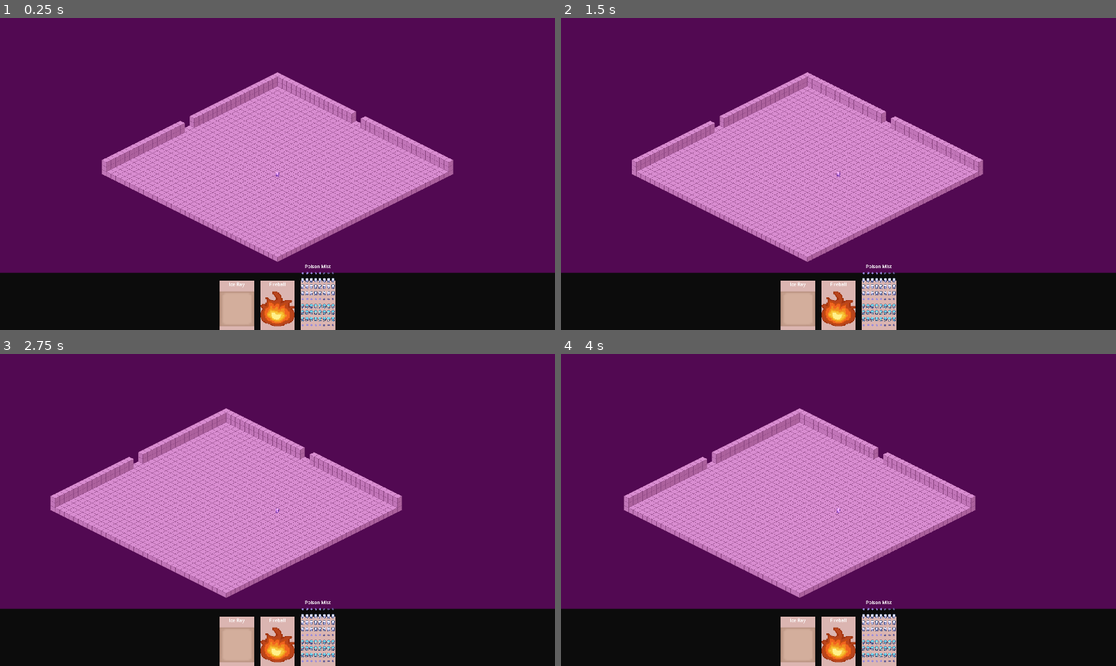
Above: before the commit, frames 1-4 (two rows, left to right).
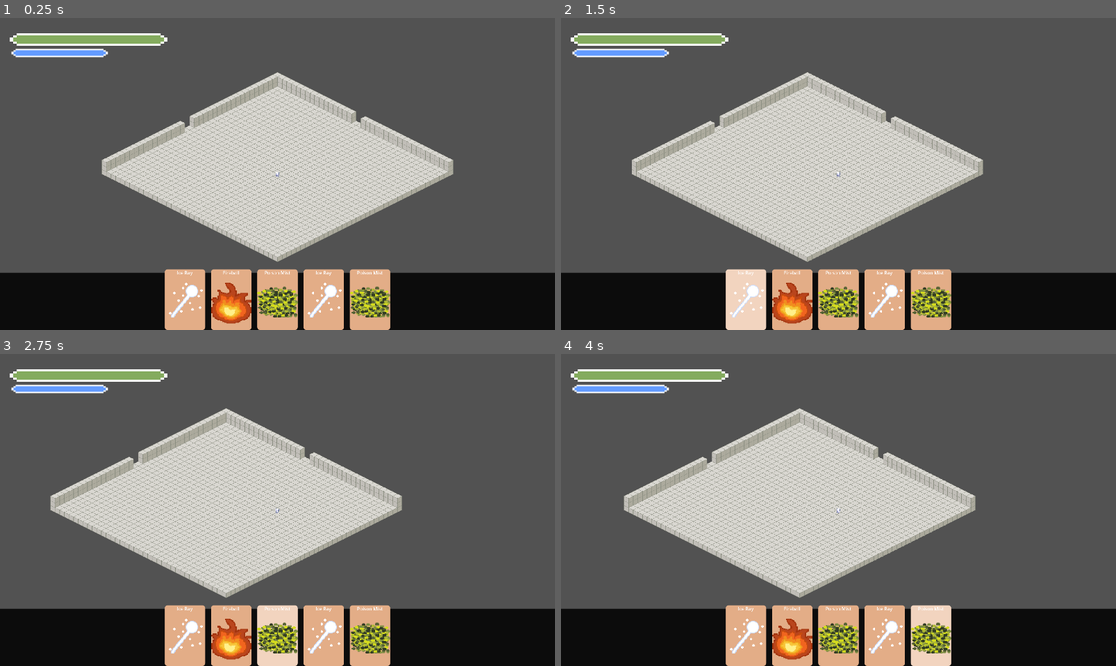
Above: after the commit, the same moments.

Repository: XxItsGoatedxX/IsometricGame
Game: Godot game, scene res://scenes/Main.tscn
Two runs of this game, one before a commit and one after it. Both use one fixed random seed, a clock stepped at 60 frames per second and the inputs below.
Inputs (mouse positions are in pixels of both pictures, inside the frame that each line leads up to):
- Up to frame 1 (0.25 s): no input
- Up to frame 2 (1.5 s): tap Enter at 0.5 s; move the mouse to (960, 158) at 0.52 s; hold D (move_right) 0.53-1.25 s; hold Shift (sprint) 0.53-1.25 s; click (960, 158) at 0.67 s; tap 1 at 0.8 s; drag from (727, 189) to (810, 236) at 1.27 s
- Up to frame 3 (2.75 s): tap Space at 2 s; move the mouse to (333, 441) at 2.02 s; hold D (move_right) from 2.03 s (still down); tap 2 at 2.1 s; tap 3 at 2.3 s
- Up to frame 4 (4 s): release D (move_right) at 2.75 s; drag from (810, 572) to (672, 463) at 2.77 s; tap Enter at 3.5 s; move the mouse to (1005, 556) at 3.52 s; hold A (move_left) from 3.53 s (still down); tap 4 at 3.6 s; tap 5 at 3.8 s

The runs differ from the first frame. In frame 1, 89% of the frame differs, in the area x 0-100%, y 0-100%; in frame 2, 89%; in frame 3, 88%; in frame 4, 89%.

Commit message:
Changes to UI/UX, Textures, and sprint code
Updated to include health bar (redundant for now), stamina bar (works with sprint), added temporary textures and sprites

Diff:
--- a/scenes/Main.tscn
+++ b/scenes/Main.tscn
@@ -6,6 +6,11 @@
 [ext_resource type="Script" uid="uid://ct46vegv5b0d6" path="res://scripts/card_manager.gd" id="4_vcsgt"]
 [ext_resource type="Script" uid="uid://bxubweykgwung" path="res://scripts/player_hand.gd" id="5_vcsgt"]
 [ext_resource type="Script" uid="uid://b333swjaourt4" path="res://scripts/playing_field.gd" id="6_c01mt"]
+[ext_resource type="Script" uid="uid://b2fw4su85uhgs" path="res://scripts/card_hand.gd" id="7_nxtc6"]
+[ext_resource type="Texture2D" uid="uid://bmb0vaawlqlg4" path="res://assets/HealthBarUnder.png" id="8_lhr70"]
+[ext_resource type="Texture2D" uid="uid://pir8hbk75arf" path="res://assets/HealthBarOver.png" id="9_wp0k4"]
+[ext_resource type="Texture2D" uid="uid://debko2xj3ojo1" path="res://assets/HealthBarProgress.png" id="10_bjd11"]
+[ext_resource type="Texture2D" uid="uid://bfeuapt5wiuxw" path="res://assets/StaminaBarOver.png" id="11_wp0k4"]
 
 [sub_resource type="TileSetAtlasSource" id="TileSetAtlasSource_yqjtg"]
 texture = ExtResource("2_rarhs")
@@ -247,7 +252,7 @@
 anchor_bottom = 1.0
 grow_horizontal = 2
 grow_vertical = 2
-color = Color(1, 0, 1, 0.286275)
+color = Color(1, 1, 1, 0.286275)
 
 [node name="UI" type="Control" parent="CanvasLayer"]
 layout_mode = 3
@@ -269,3 +274,39 @@
 pivot_offset = Vector2(0, -50)
 theme_override_constants/separation = 20
 alignment = 1
+script = ExtResource("7_nxtc6")
+
+[node name="StatusUI" type="Control" parent="CanvasLayer"]
+layout_mode = 3
+anchors_preset = 0
+offset_top = 3.0
+offset_right = 164.0
+offset_bottom = 117.0
+
+[node name="HealthBar" type="TextureProgressBar" parent="CanvasLayer/StatusUI"]
+layout_mode = 1
+anchors_preset = 15
+anchor_right = 1.0
+anchor_bottom = 1.0
+offset_left = -73.0
+offset_top = -158.0
+offset_right = 522.0
+offset_bottom = 187.0
+grow_horizontal = 2
+grow_vertical = 2
+nine_patch_stretch = true
+texture_under = ExtResource("8_lhr70")
+texture_over = ExtResource("9_wp0k4")
+texture_progress = ExtResource("10_bjd11")
+
+[node name="StaminaBar" type="TextureProgressBar" parent="CanvasLayer/StatusUI"]
+layout_mode = 0
+offset_left = -25.0
+offset_top = -36.0
+offset_right = 438.0
+offset_bottom = 273.0
+value = 100.0
+nine_patch_stretch = true
+texture_under = ExtResource("8_lhr70")
+texture_over = ExtResource("10_bjd11")
+texture_progress = ExtResource("11_wp0k4")
--- a/scenes/card.tscn
+++ b/scenes/card.tscn
@@ -4,10 +4,14 @@
 [ext_resource type="Script" uid="uid://bfw1ql2hexj72" path="res://scripts/card.gd" id="2_6u4wf"]
 
 [sub_resource type="StyleBoxFlat" id="StyleBoxFlat_6u4wf"]
-bg_color = Color(0.860061, 0.709131, 0.692679, 1)
+bg_color = Color(0.890196, 0.678431, 0.529412, 1)
+corner_radius_top_left = 10
+corner_radius_top_right = 10
+corner_radius_bottom_right = 10
+corner_radius_bottom_left = 10
 
 [node name="Card" type="Control"]
-custom_minimum_size = Vector2(120, 170)
+custom_minimum_size = Vector2(140, 210)
 layout_mode = 3
 anchors_preset = 0
 script = ExtResource("2_6u4wf")
--- /dev/null
+++ b/scripts/card_hand.gd
@@ -0,0 +1,54 @@
+extends HBoxContainer
+
+var hightlighted_card
+
+func _input(event: InputEvent) -> void:
+	if event is InputEventKey and event.pressed:
+		var index = -1
+		match event.keycode:
+			KEY_1: index = 0
+			KEY_2: index = 1
+			KEY_3: index = 2
+			KEY_4: index = 3
+			KEY_5: index = 4
+
+		if index >= 0 and index < get_child_count():
+			var selected = get_child(index)
+			select_card(selected)
+
+func select_card(card):
+	var style_box = StyleBoxFlat.new()
+	var style_box2 = StyleBoxFlat.new()
+	var panel = card.get_node("Panel")
+
+	if (hightlighted_card && hightlighted_card != card):
+		var old_panel = hightlighted_card.get_node("Panel")
+		if old_panel:
+			style_box2.bg_color = Color("#e3ad87")
+			set_corner_radius(style_box2)
+			old_panel.add_theme_stylebox_override("panel", style_box2)
+
+	if(card != hightlighted_card):
+		style_box.bg_color = Color("#f2d4bf")
+		set_corner_radius(style_box)
+		if panel:
+			panel.add_theme_stylebox_override("panel", style_box)
+			print("Selected card: ", card.name)
+			hightlighted_card = card
+		else:
+			print("fail")
+	else:
+		style_box.bg_color = Color("#e3ad87")
+		set_corner_radius(style_box)
+		if panel:
+			panel.add_theme_stylebox_override("panel", style_box)
+			print("Unselected card: ", card.name)
+			hightlighted_card = null
+		else:
+			print("fail")
+
+func set_corner_radius(style_box):
+	style_box.corner_radius_bottom_left = 10
+	style_box.corner_radius_bottom_right = 10
+	style_box.corner_radius_top_left = 10
+	style_box.corner_radius_top_right = 10
--- a/scripts/player.gd
+++ b/scripts/player.gd
@@ -2,8 +2,11 @@
 
 const speed = 100
 const sprint_multiplier = 1.5
+const max_stamina = 100
 var player_state
 var direction = Vector2.ZERO
+var stamina = max_stamina
+var is_sprinting = false
 
 
 func _physics_process(delta: float) -> void:
@@ -13,12 +16,36 @@
 		player_state = "idle"
 	elif direction.x != 0 or direction.y != 0:
 		player_state = "walking"
+
 	var current_speed = speed
+	var anim_speed = 1.0
+	var sprint_cost = 20 * delta
+	var can_sprint = Input.is_action_pressed("sprint") && direction != Vector2.ZERO && stamina > 0
 	$AnimatedSprite2D.speed_scale = 1
 	# Check if sprinting
-	if Input.is_action_pressed("sprint"):
+	if can_sprint:
+		is_sprinting = true
 		current_speed *= sprint_multiplier
-		$AnimatedSprite2D.speed_scale = 2
+		anim_speed = 2.0
+
+		stamina -= sprint_cost
+		if stamina <= 0:
+			stamina = 0
+			is_sprinting = false
+			current_speed = speed
+			anim_speed = 1.0
+	else:
+		is_sprinting = false
+		current_speed = speed
+		anim_speed = 1.0
+
+	if !is_sprinting && stamina < max_stamina:
+		stamina += 10 * delta
+
+	stamina = clamp(stamina, 0, max_stamina)
+	$AnimatedSprite2D.speed_scale = anim_speed
+	$"../CanvasLayer/StatusUI/StaminaBar".value = stamina
+
 	play_animation(direction)
 	velocity = direction * current_speed
 	move_and_slide()
--- a/scripts/player_hand.gd
+++ b/scripts/player_hand.gd
@@ -1,42 +1,21 @@
 extends Node2D
 
-const hand_count = 3
+const hand_count = 5
 const card_scene_path = "res://scenes/card.tscn"
 
 var player_hand = []
 var rng = RandomNumberGenerator.new()
+var is_waiting_for_card = false
 # Called when the node enters the scene tree for the first time.
+func _process(delta: float) -> void:
+	if !is_waiting_for_card && $"../CanvasLayer/UI/CardHand".get_child_count() < 5 && $"../CanvasLayer/UI".get_child_count() == 1:
+		is_waiting_for_card = true
+		await get_tree().create_timer(1).timeout
+		create_card()
+		is_waiting_for_card = false
+
 func _ready() -> void:
-	var card_scene = preload(card_scene_path)
-
-
-	for i in range(hand_count):
-		var random_card = rng.randi_range(1, 3)
-		rng.randomize()
-		var new_card = card_scene.instantiate()
-
-		var card_data = {}
-
-		if random_card == 1:
-			card_data = {
-				"title": "Fireball",
-				"art": "res://assets/Fireball.png"
-			}
-		elif random_card == 2:
-			card_data = {
-				"title": "Ice Ray",
-				"art": "res://assets/CardTemplate.png"
-			}
-		elif random_card == 3:
-			card_data = {
-				"title": "Poison Mist",
-				"art": "res://assets/Small-8-Direction-Characters_by_AxulArt/Small-8-Direction-Characters_by_AxulArt/Small-8-Direction-Characters_by_AxulArt.png"
-			}
-
-		$"../CanvasLayer/UI/CardHand".add_child(new_card)
-		new_card.name = "card"
-		new_card.setup($"../CardManager", card_data)
-		add_card_to_hand(new_card)
+	generate_starting_hand()
 
 func add_card_to_hand(card):
 	if card not in player_hand:
@@ -46,6 +25,33 @@
 	if card in player_hand:
 		player_hand.erase(card)
 
-# Called every frame. 'delta' is the elapsed time since the previous frame.
-func _process(delta: float) -> void:
-	pass
+func create_card():
+	var card_scene = preload(card_scene_path)
+	var random_card = rng.randi_range(1, 3)
+	rng.randomize()
+	var new_card = card_scene.instantiate()
+	var card_data = {}
+
+	if random_card == 1:
+		card_data = {
+			"title": "Fireball",
+			"art": "res://assets/Fireball.png"
+	}
+	elif random_card == 2:
+		card_data = {
+			"title": "Ice Ray",
+			"art": "res://assets/IceRay.png"
+	}
+	elif random_card == 3:
+		card_data = {
+			"title": "Poison Mist",
+			"art": "res://assets/PoisonMist.png"
+	}
+	$"../CanvasLayer/UI/CardHand".add_child(new_card)
+	new_card.name = "card"
+	new_card.setup($"../CardManager", card_data)
+	add_card_to_hand(new_card)
+
+func generate_starting_hand():
+	for i in range(hand_count):
+		create_card()
Binary file added: assets/HealthBarOver.aseprite
Binary file added: assets/HealthBarOver.png
Not shown, added: assets/HealthBarOver.png.import
Binary file added: assets/HealthBarProgress.png
Not shown, added: assets/HealthBarProgress.png.import
Binary file added: assets/HealthBarUnder.png
Not shown, added: assets/HealthBarUnder.png.import
Binary file added: assets/IceRay.png
Not shown, added: assets/IceRay.png.import
Binary file added: assets/PoisonMist.png
Not shown, added: assets/PoisonMist.png.import
Binary file added: assets/StaminaBarOver.png
(and 3 more such lines)
